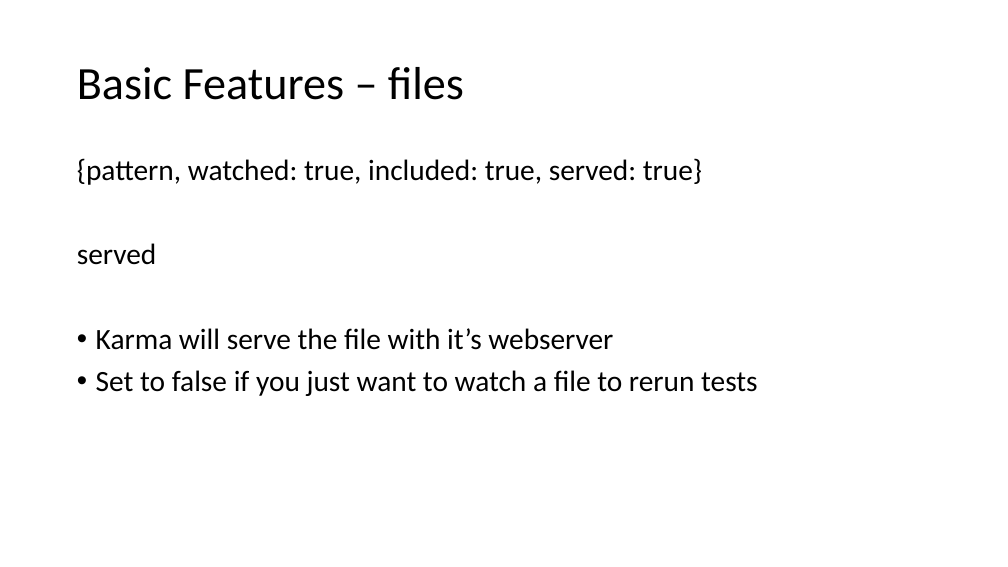
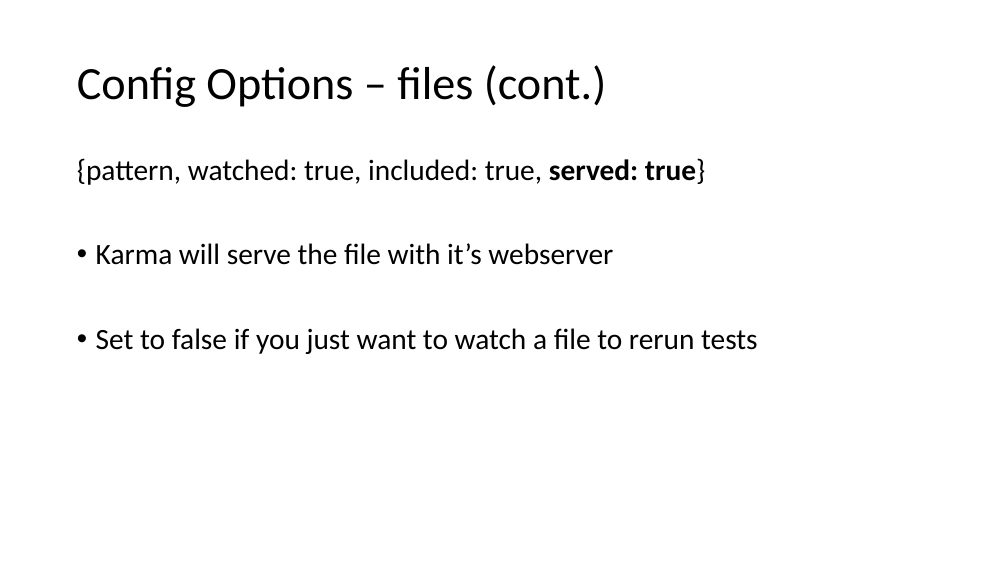
Before and after one commit to phillipskevin/karma-demo, a slide deck: slide 9 of karma-demo-slides.pptx (slide 10 before the commit). Drawn at 1008x567 pixels with LibreOffice and Linux fonts; fonts in the diff are those of the drawing. Boxes give left, top, right and bottom in pixels: in the first picture for what was removed or moved away, otherwise in the second. Text is boxed around its words. In the diff, an @@ line names an element or a change of style, - is before the commit and + after.

```diff
--- a/karma-demo-slides.pptx
+++ b/karma-demo-slides.pptx
@@ title at (77, 65, 606, 107): text changed @@
-Basic Features – files
+Config Options – files (cont.)
@@ text at (77, 158, 705, 185): bold on in "served: true}" @@
@@ text at (77, 243, 157, 265): paragraph removed @@
-served
```
Also in this commit, not shown: 11 other slides changed, 1 slide added, 4 slides removed.
